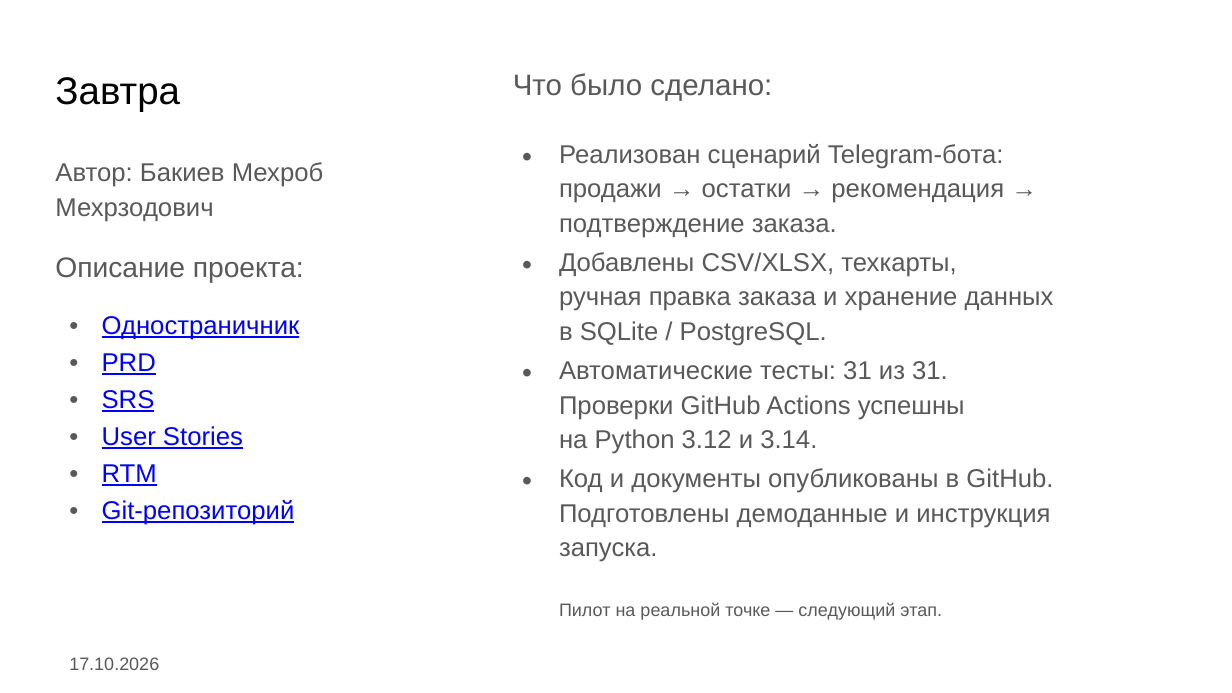
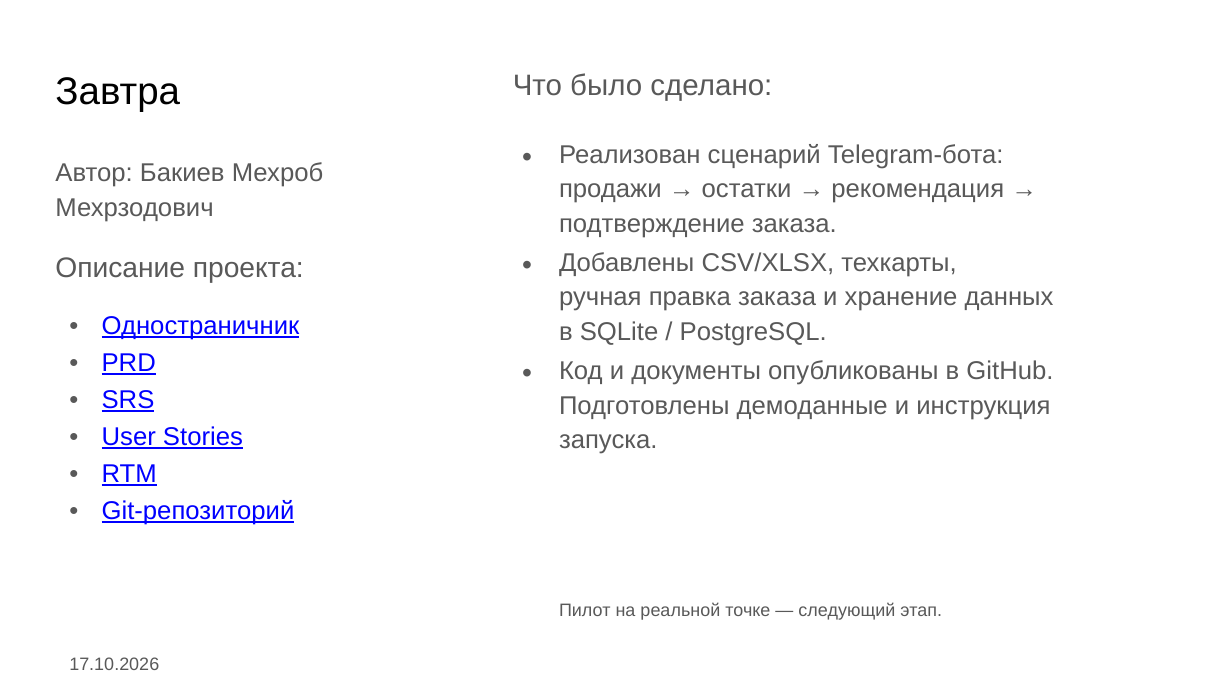
Before and after one commit to MehrobBakiev/Zavtra, a slide deck: slide 1 of Documents_Zavtra/KT1_Zavtra.pptx. Drawn at 1232x693 pixels with LibreOffice and Linux fonts; fonts in the diff are those of the drawing. Boxes give left, top, right and bottom in pixels: in the first picture for what was removed or moved away, otherwise in the second. Text is boxed around its words. In the diff, an @@ line names an element or a change of style, - is before the commit and + after.

Commit message:
docs: remove automated checks bullet from checkpoint slide

```diff
--- a/Documents_Zavtra/KT1_Zavtra.pptx
+++ b/Documents_Zavtra/KT1_Zavtra.pptx
@@ text at <box>559,360,1053,454</box>: text changed @@
-Автоматические тесты: 31 из 31.
-Проверки GitHub Actions успешны
-на Python 3.12 и 3.14.
+Код и документы опубликованы в GitHub.
+Подготовлены демоданные и инструкция
+запуска.
@@ text removed at <box>522,458,550,495</box> @@
-•
@@ text removed at <box>559,468,1053,562</box> @@
-Код и документы опубликованы в GitHub.
-Подготовлены демоданные и инструкция
-запуска.
```
Also in this commit, not shown: 2 other files.
